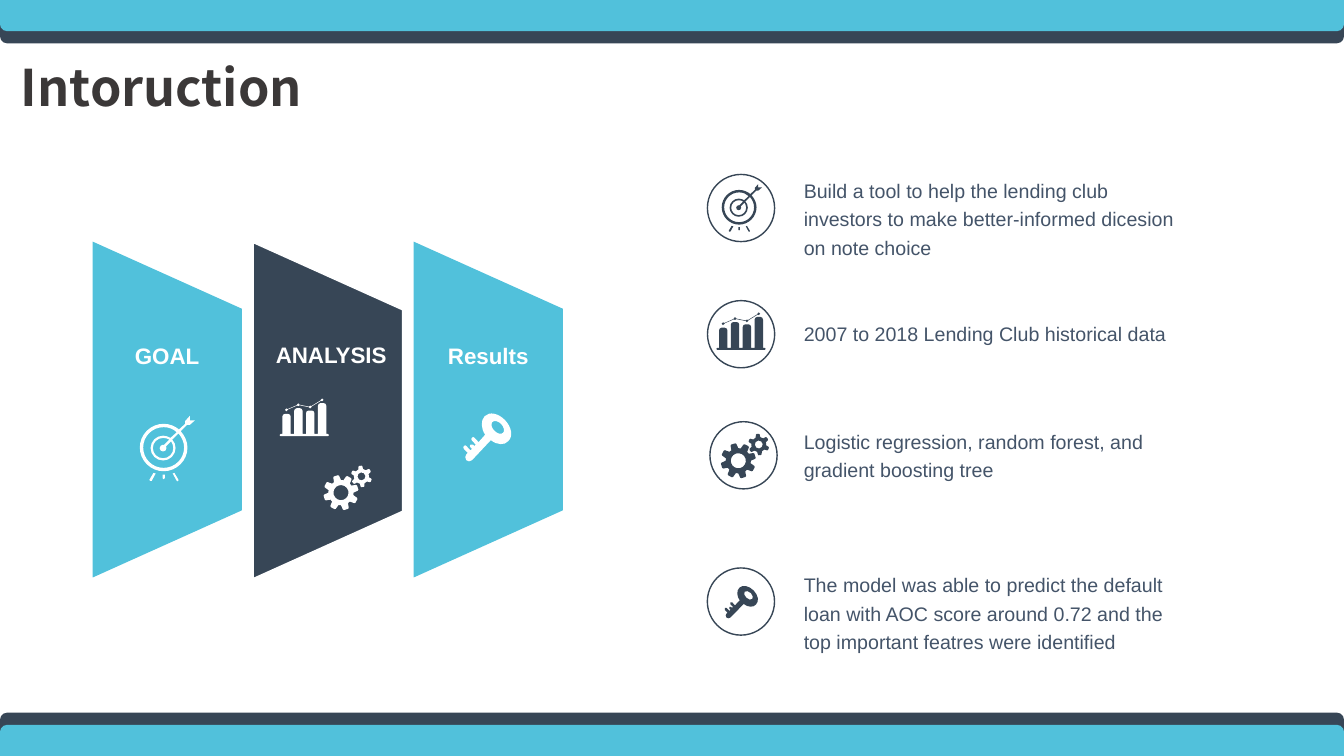
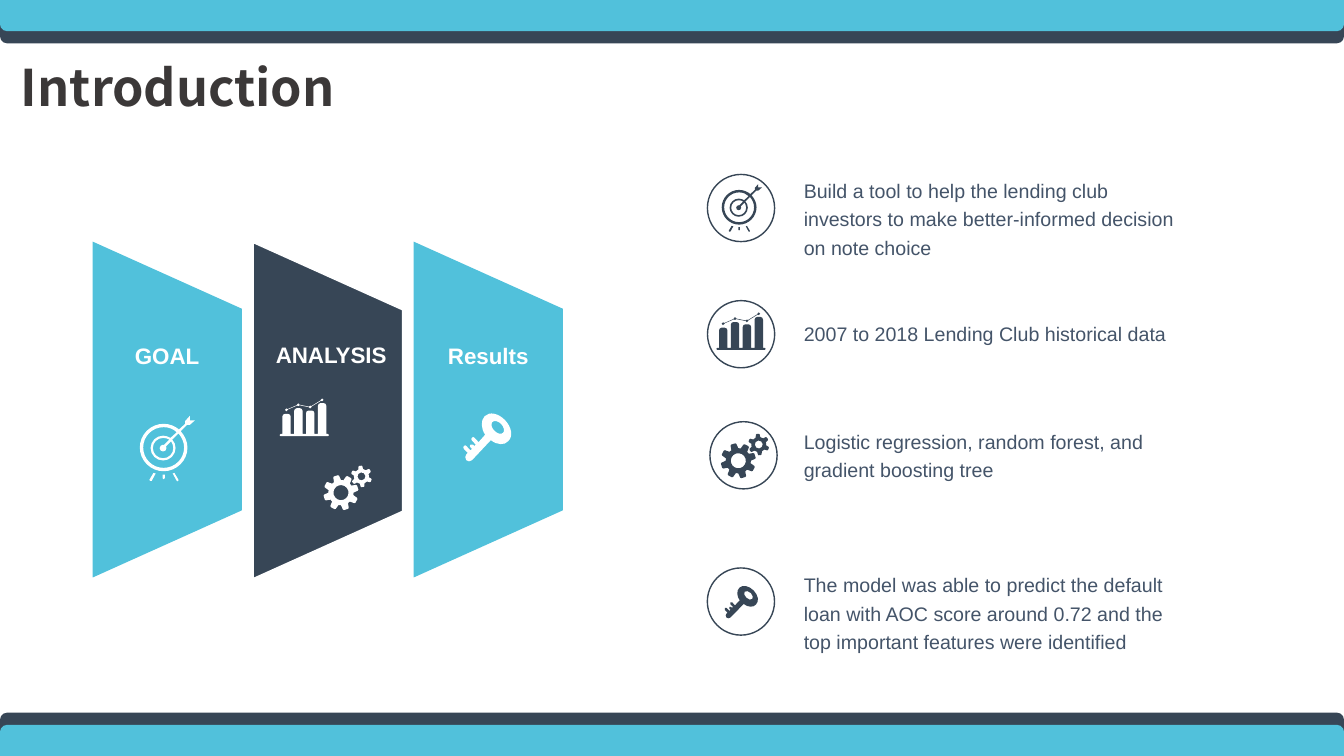
Before and after one commit to pkuhugo/Fintech_Lending_Club, a slide deck: slide 2 of 20200812_lending_club.pptx. Drawn at 1344x756 pixels with LibreOffice and Linux fonts; fonts in the diff are those of the drawing. Boxes give left, top, right and bottom in pixels: in the first picture for what was removed or moved away, otherwise in the second. Text is boxed around its words. In the diff, an @@ line names an element or a change of style, - is before the commit and + after.

Commit message:
TDI presentation

```diff
--- a/20200812_lending_club.pptx
+++ b/20200812_lending_club.pptx
@@ text at [21, 65, 335, 107]: text changed @@
-Intoruction
+Introduction
@@ text at [804, 183, 1173, 255]: text changed @@
-Build a tool to help the lending club investors to make better-informed dicesion on note choice
+Build a tool to help the lending club investors to make better-informed decision on note choice
@@ text at [804, 577, 1163, 653]: text changed @@
-The model was able to predict the default loan with AOC score around 0.72 and the top important featres were identified
+The model was able to predict the default loan with AOC score around 0.72 and the top important features were identified
```
Also in this commit, not shown: 2 other slides changed, 1 other file.
